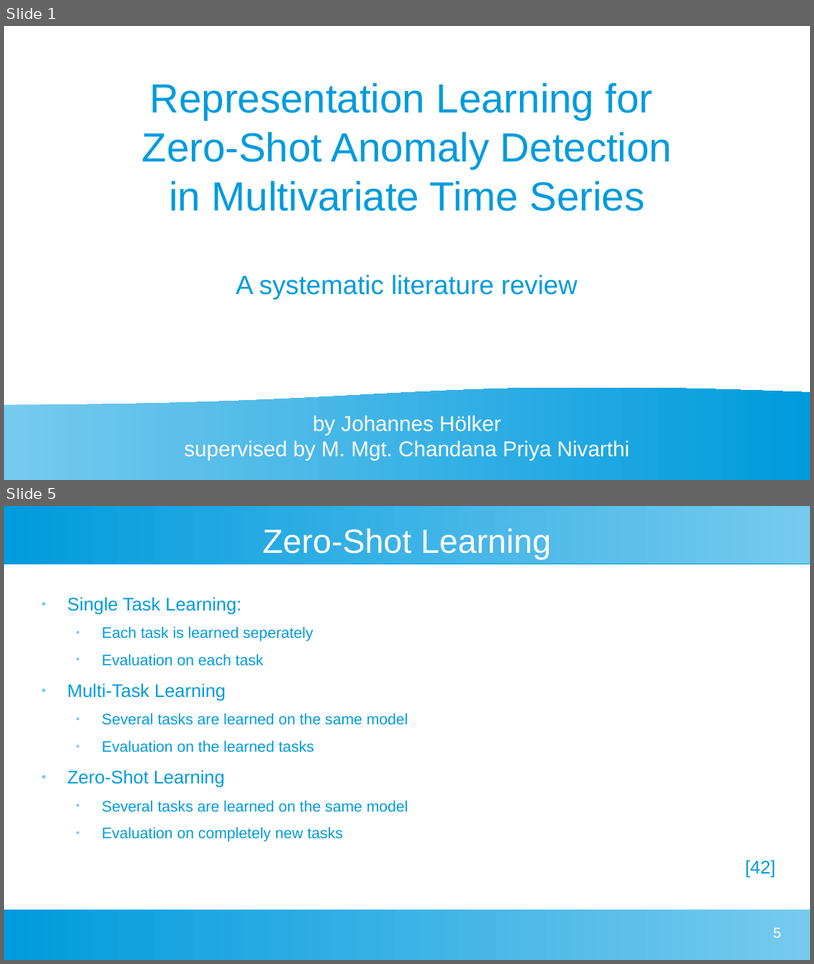
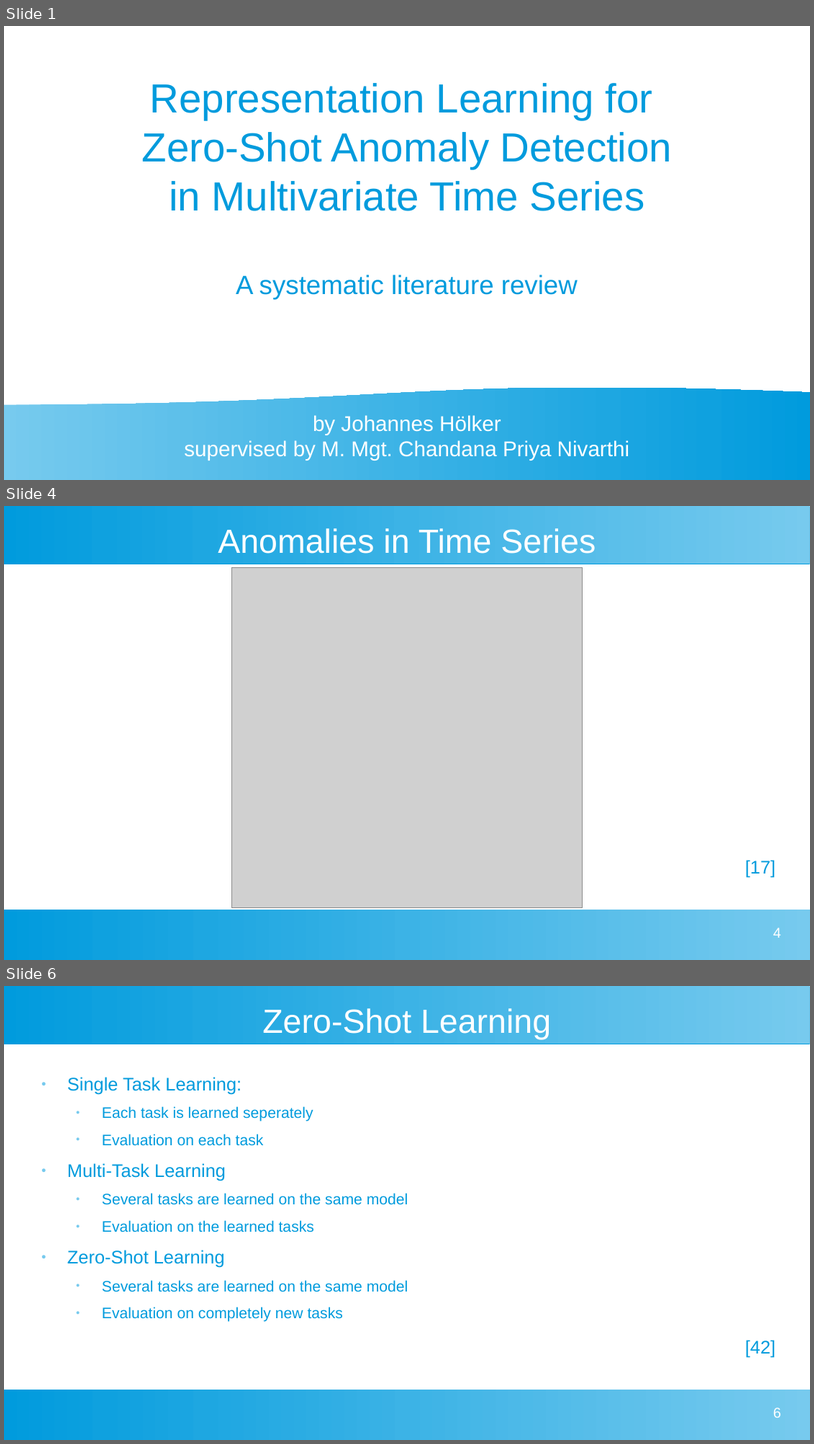
Before and after one commit to johanneshoelker/Smart-Systems-Paper, a slide deck: Presentation/Kolloq.odp. Shown one above the other, each under a label of ours: slides 1 and 5 before the commit, slides 1, 4 and 6 after it; the slides between them are not shown. The pictures are 814x964 and 814x1444 pixels, drawn with LibreOffice and Linux fonts; fonts in the diff are those of the drawing; grey boxes stand for pictures. Boxes give left, top, right and bottom in pixels: in the first picture for what was removed or moved away, otherwise in the second. Text is boxed around its words. In the diff, an @@ line names an element or a change of style, - is before the commit and + after.

```diff
--- a/Presentation/Kolloq.odp
+++ b/Presentation/Kolloq.odp
@@ slide 4 added at [4, 506, 810, 960], background #FFFFFF; not listed: 2 template elements that a slide beside it also shows @@
@@ title added at [218, 528, 596, 554], 33 pt, text #FFFFFF @@
+Anomalies in Time Series
@@ picture added at [232, 567, 583, 908] @@
@@ text added at [746, 860, 776, 877], 18 pt, text #009BDD @@
+[17]
@@ page number added at [774, 927, 782, 937], 14 pt, text #FFFFFF @@
+4
@@ what was slide 5 is now slide 6 @@
@@ page number at [774, 1407, 782, 1417]: text changed @@
-5
+6
```
Also in this commit, not shown: 7 slides changed, 2 other slides added, 1 slide removed, 2 other files.
